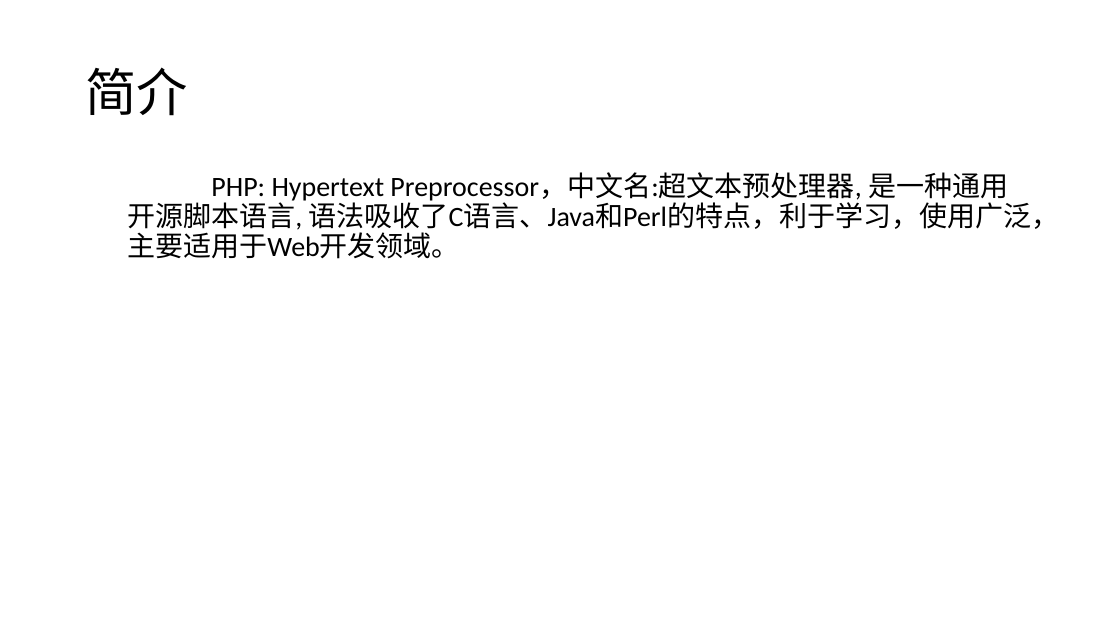
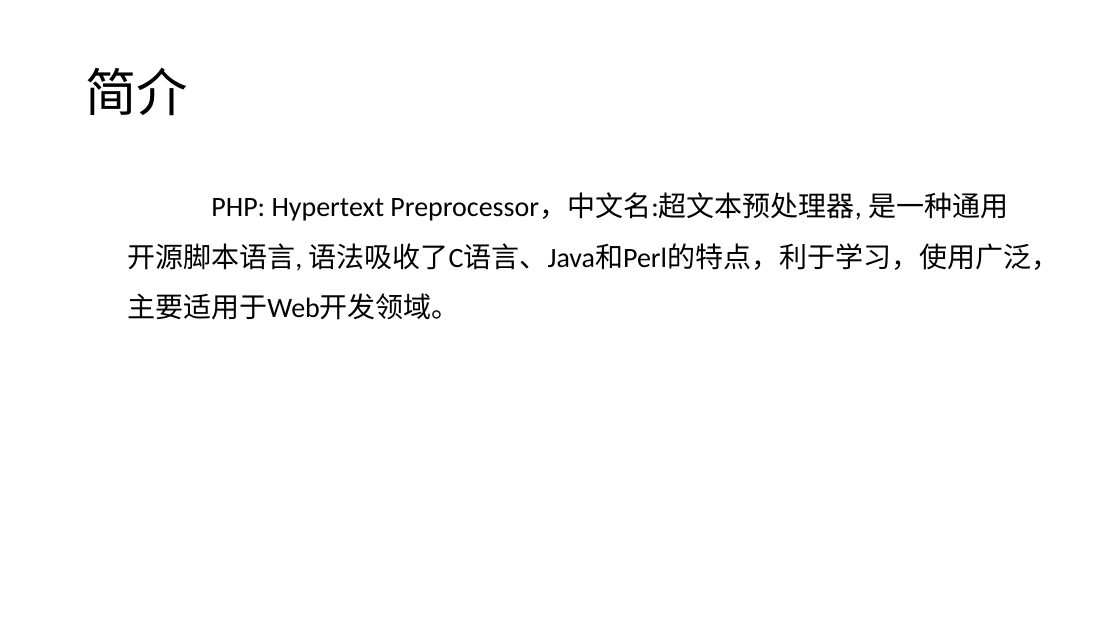
Before and after one commit to liuxm6/demos, a slide deck: slide 2 of PHP培训.pptx. Drawn at 1120x630 pixels with LibreOffice and Linux fonts; fonts in the diff are those of the drawing. Boxes give left, top, right and bottom in pixels: in the first picture for what was removed or moved away, otherwise in the second. Text is boxed around its words. In the diff, an @@ line names an element or a change of style, - is before the commit and + after.

```diff
--- a/PHP培训.pptx
+++ b/PHP培训.pptx
@@ text "PHP: Hypertext Preprocessor，中文名:超文本预处理器, 是一种通用开源脚本语言, 语法吸收了C ..." at bbox=[127, 192, 1059, 320]: line spacing 0.9 to 1.5 @@
```
Also in this commit, not shown: 1 other slide changed, 12 slides added, 1 other file.
